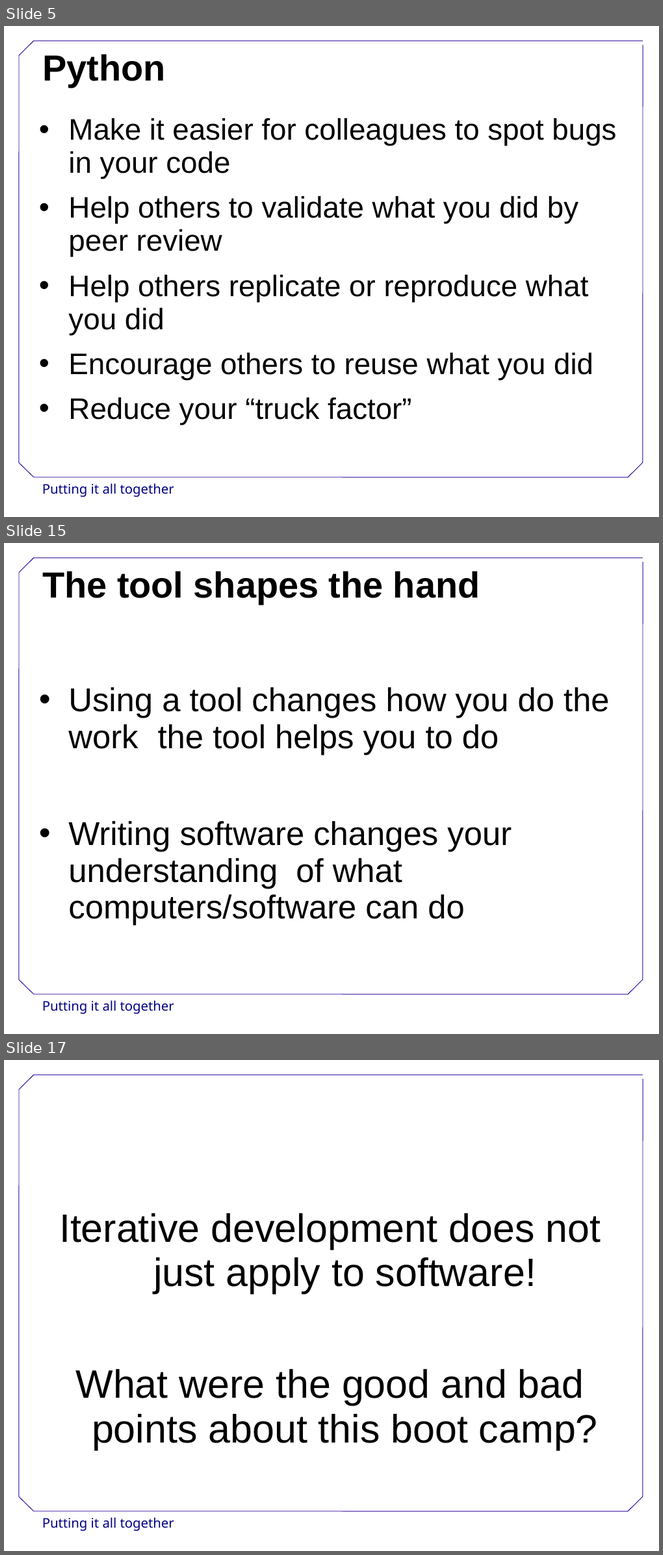
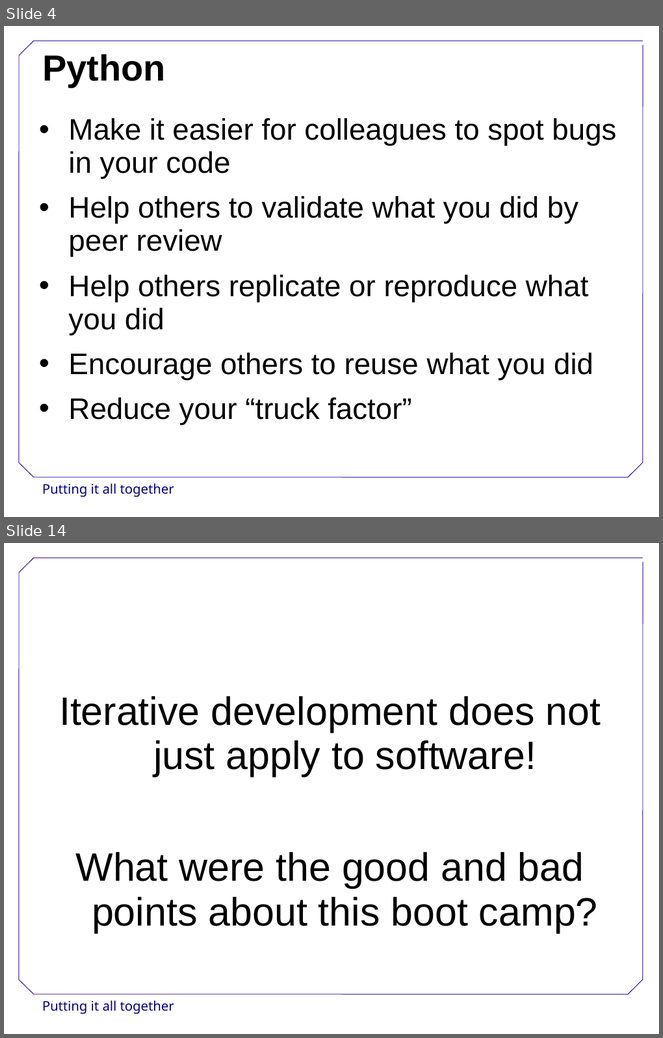
Before and after one commit to swcarpentry/DEPRECATED-boot-camps, a slide deck: slides/PuttingItAllTogether.ppt. Shown one above the other, each under a label of ours: slides 5, 15 and 17 before the commit, slides 4 and 14 after it; the slides between them are not shown. The pictures are 663x1555 and 663x1038 pixels, drawn with LibreOffice and Linux fonts; fonts in the diff are those of the drawing; background and template pictures are left out. Boxes give left, top, right and bottom in pixels: in the first picture for what was removed or moved away, otherwise in the second. Text is boxed around its words. In the diff, an @@ line names an element or a change of style, - is before the commit and + after.

```diff
--- a/slides/PuttingItAllTogether.ppt
+++ b/slides/PuttingItAllTogether.ppt
@@ slide 15 removed at (4,543,659,1034), background #FFFFFF; not listed: 9 template elements that a slide beside it also shows @@
@@ title removed at (42,571,480,604) @@
-The tool shapes the hand
@@ text removed at (68,687,610,926) @@
-• Using a tool changes how you do the work the tool helps you to do
-• Writing software changes your understanding of what computers/software can do
@@ what was slide 5 is now slide 4 @@
@@ what was slide 17 is now slide 14 @@
```
Also in this commit, not shown: 5 slides changed, 6 slides added, 10 other slides removed, 6 other files.
